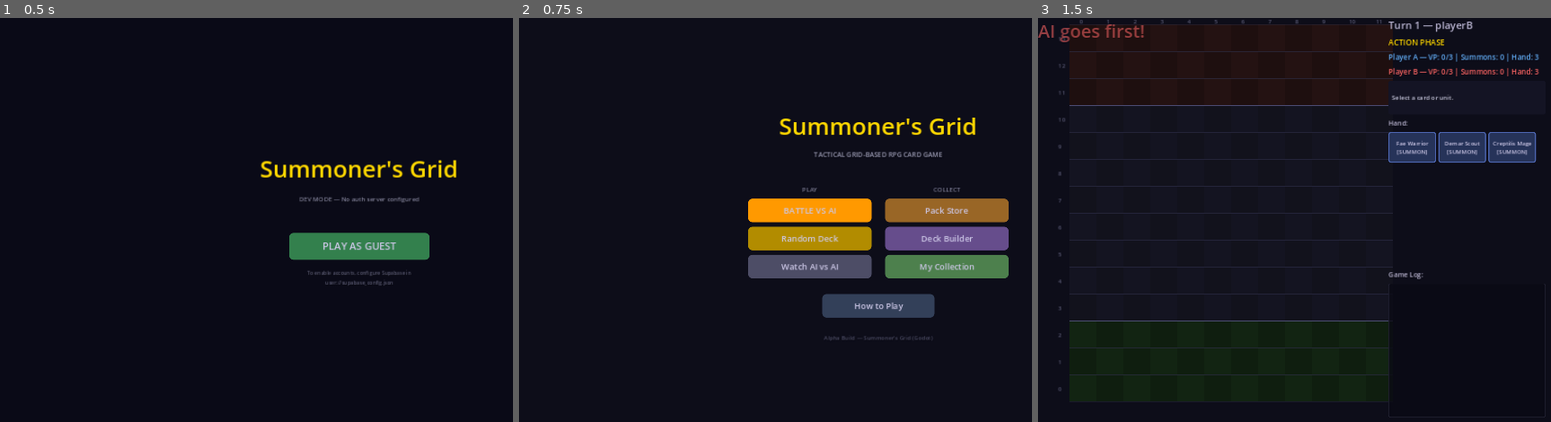
Above: before the commit, frames 1-3 (left to right).
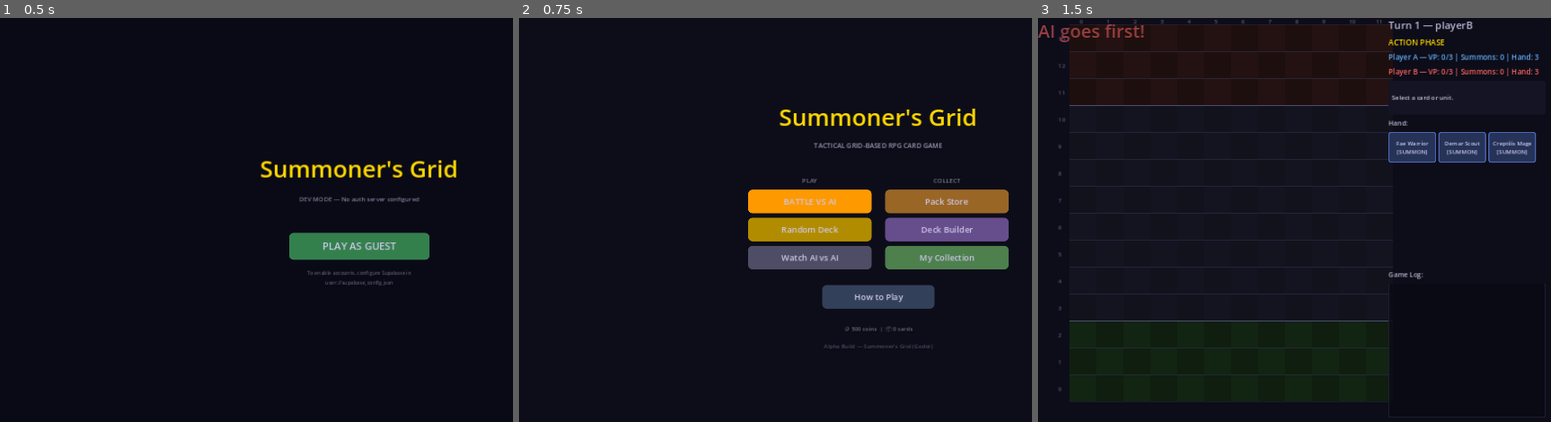
Above: after the commit, the same moments.

Repository: look-itsaxiom/summoners-grid
Game: Godot game, scene res://scenes/login.tscn
Two runs of this game, one before a commit and one after it. Both use one fixed random seed, a clock stepped at 60 frames per second and the inputs below.
Inputs:
- Up to frame 1 (0.5 s): no input
- Up to frame 2 (0.75 s): click "PLAY AS GUEST" at 0.5 s
- Up to frame 3 (1.5 s): click "Random Deck" at 1.25 s

Frame 1 is identical in both runs. In frame 2, 9.8% of the frame differs, in the area x 44-96%, y 22-82%; in frame 3, nothing differs.

Commit message:
feat: coin economy — play games to earn, spend on packs
Free-to-play economy loop:
- Start with 500 coins (1 free standard pack)
- Win a game: +150 coins | Lose: +50 coins
- Standard Pack: 300 coins | Premium Pack: 1,000 coins
- Can't buy what you can't afford (error message shown)
- Coins persisted in card_storage.json

Pack store shows coin balance (🪙). Game over shows reward
("+150 🪙"). Menu shows coins + W/L record.

Complete F2P loop: Play → Earn Coins → Buy Packs → Get Cards
→ Build Deck → Play Better → Earn More → Buy More

Co-Authored-By: Claude Opus 4.6 (1M context) <noreply@anthropic.com>

Diff:
--- a/godot/scripts/engine/card_storage.gd
+++ b/godot/scripts/engine/card_storage.gd
@@ -6,6 +6,14 @@
 
 var _collection: Array = []  # Array of card dictionaries
 var _pack_history: Array = []  # Array of { timestamp, pack_type, card_count }
+var _coins: int = 500  # Starting coins — enough for 1 free standard pack
+var _total_matches: int = 0
+var _total_wins: int = 0
+
+const PACK_COST_STANDARD := 300  # 300 coins = $3 equivalent
+const PACK_COST_PREMIUM := 1000  # 1000 coins = $10 equivalent
+const WIN_REWARD := 150  # Coins for winning
+const LOSS_REWARD := 50  # Coins for losing (participation)
 
 
 func _ready() -> void:
@@ -55,6 +63,49 @@
 	return _pack_history
 
 
+## Get current coin balance.
+func get_coins() -> int:
+	return _coins
+
+
+## Check if player can afford a pack.
+func can_afford(pack_type: String) -> bool:
+	var cost: int = PACK_COST_PREMIUM if pack_type == "premium" else PACK_COST_STANDARD
+	return _coins >= cost
+
+
+## Spend coins on a pack. Returns true if successful.
+func spend_coins(pack_type: String) -> bool:
+	var cost: int = PACK_COST_PREMIUM if pack_type == "premium" else PACK_COST_STANDARD
+	if _coins < cost:
+		return false
+	_coins -= cost
+	save_collection()
+	return true
+
+
+## Award coins for completing a match.
+func award_match_coins(won: bool) -> int:
+	var reward: int = WIN_REWARD if won else LOSS_REWARD
+	_coins += reward
+	_total_matches += 1
+	if won:
+		_total_wins += 1
+	save_collection()
+	return reward
+
+
+## Add coins directly (bonuses, purchases, etc.)
+func add_coins(amount: int) -> void:
+	_coins += amount
+	save_collection()
+
+
+## Get match stats.
+func get_match_stats() -> Dictionary:
+	return {"total": _total_matches, "wins": _total_wins, "losses": _total_matches - _total_wins}
+
+
 ## Get rarity breakdown.
 func get_rarity_counts() -> Dictionary:
 	var counts := {}
@@ -76,9 +127,12 @@
 ## Save collection to disk.
 func save_collection() -> void:
 	var data := {
-		"version": 1,
+		"version": 2,
 		"collection": _collection,
 		"pack_history": _pack_history,
+		"coins": _coins,
+		"total_matches": _total_matches,
+		"total_wins": _total_wins,
 		"saved_at": Time.get_datetime_string_from_system(),
 	}
 
@@ -112,3 +166,6 @@
 	var data: Dictionary = parsed
 	_collection = data.get("collection", [])
 	_pack_history = data.get("pack_history", [])
+	_coins = data.get("coins", 500)
+	_total_matches = data.get("total_matches", 0)
+	_total_wins = data.get("total_wins", 0)
--- a/godot/scripts/ui/game_screen.gd
+++ b/godot/scripts/ui/game_screen.gd
@@ -834,9 +834,15 @@
 	status_label.text = "%s WINS!" % winner_id.to_upper()
 	end_turn_btn.visible = false
 
-	# Record match
+	# Record match and award coins
 	var mode := "spectator" if _gm.spectator_mode else ("random" if _gm.use_random_decks else "standard")
 	get_node("/root/Settings").record_match(winner_id, _gm.turn_number, mode)
+
+	var storage = get_node_or_null("/root/CardStorage")
+	if storage and not _gm.spectator_mode:
+		var won: bool = winner_id == "playerA"
+		var reward: int = storage.award_match_coins(won)
+		status_label.text = "%s WINS! +%d 🪙" % [winner_id.to_upper(), reward]
 
 	_refresh_ui()
 	_show_game_over_overlay(winner_id)
--- a/godot/scripts/ui/main_menu_screen.gd
+++ b/godot/scripts/ui/main_menu_screen.gd
@@ -111,14 +111,14 @@
 
 	# Player stats bar
 	var storage = get_node_or_null("/root/CardStorage")
-	if storage and storage.get_card_count() > 0:
-		var stats_text := "📦 %d cards collected  |  %d packs opened" % [
-			storage.get_card_count(), storage.get_pack_history().size()]
+	if storage:
+		var stats_text := "🪙 %d coins  |  📦 %d cards" % [storage.get_coins(), storage.get_card_count()]
+		var match_stats: Dictionary = storage.get_match_stats()
+		if match_stats["total"] > 0:
+			stats_text += "  |  ⚔️ %d-%d W/L" % [match_stats["wins"], match_stats["losses"]]
 		var rarities: Dictionary = storage.get_rarity_counts()
 		if rarities.has("myth"):
 			stats_text += "  |  ✨ %d myth" % rarities["myth"]
-		if rarities.has("legend"):
-			stats_text += "  |  🏆 %d legend" % rarities["legend"]
 		var stats_label := Label.new()
 		stats_label.text = stats_text
 		stats_label.add_theme_font_size_override("font_size", 10)
--- a/godot/scripts/ui/pack_store.gd
+++ b/godot/scripts/ui/pack_store.gd
@@ -53,6 +53,15 @@
 	subtitle.horizontal_alignment = HORIZONTAL_ALIGNMENT_CENTER
 	main.add_child(subtitle)
 
+	# Coin balance
+	var storage = get_node("/root/CardStorage")
+	var coins_label := Label.new()
+	coins_label.text = "🪙 %d coins" % storage.get_coins()
+	coins_label.add_theme_font_size_override("font_size", 16)
+	coins_label.add_theme_color_override("font_color", Color(1.0, 0.85, 0.0))
+	coins_label.horizontal_alignment = HORIZONTAL_ALIGNMENT_CENTER
+	main.add_child(coins_label)
+
 	# Status
 	_status_label = Label.new()
 	_status_label.text = ""
@@ -67,8 +76,8 @@
 	packs.alignment = BoxContainer.ALIGNMENT_CENTER
 	main.add_child(packs)
 
-	_add_pack_card(packs, "Standard Pack", "5 cards\nGuaranteed Uncommon+\nGuaranteed Rare+", "$3.00", Color(0.3, 0.5, 0.7), "standard")
-	_add_pack_card(packs, "Premium Pack", "10 cards\nGuaranteed Rare+\nGuaranteed Legend+", "$10.00", Color(0.7, 0.6, 0.3), "premium")
+	_add_pack_card(packs, "Standard Pack", "5 cards\nGuaranteed Uncommon+\nGuaranteed Rare+", "🪙 300", Color(0.3, 0.5, 0.7), "standard")
+	_add_pack_card(packs, "Premium Pack", "10 cards\nGuaranteed Rare+\nGuaranteed Legend+", "🪙 1,000", Color(0.7, 0.6, 0.3), "premium")
 
 	# Divider
 	var divider := ColorRect.new()
@@ -177,6 +186,17 @@
 func _buy_pack(pack_type: String) -> void:
 	if _is_opening:
 		return
+
+	# Check if player can afford it
+	var storage = get_node("/root/CardStorage")
+	if not storage.can_afford(pack_type):
+		_status_label.text = "Not enough coins! Play games to earn more."
+		_status_label.add_theme_color_override("font_color", Color(1.0, 0.3, 0.3))
+		return
+
+	# Deduct coins
+	storage.spend_coins(pack_type)
+
 	_is_opening = true
 	_status_label.text = "Opening pack..."
 	_status_label.add_theme_color_override("font_color", Color(0.8, 0.8, 0.5))
